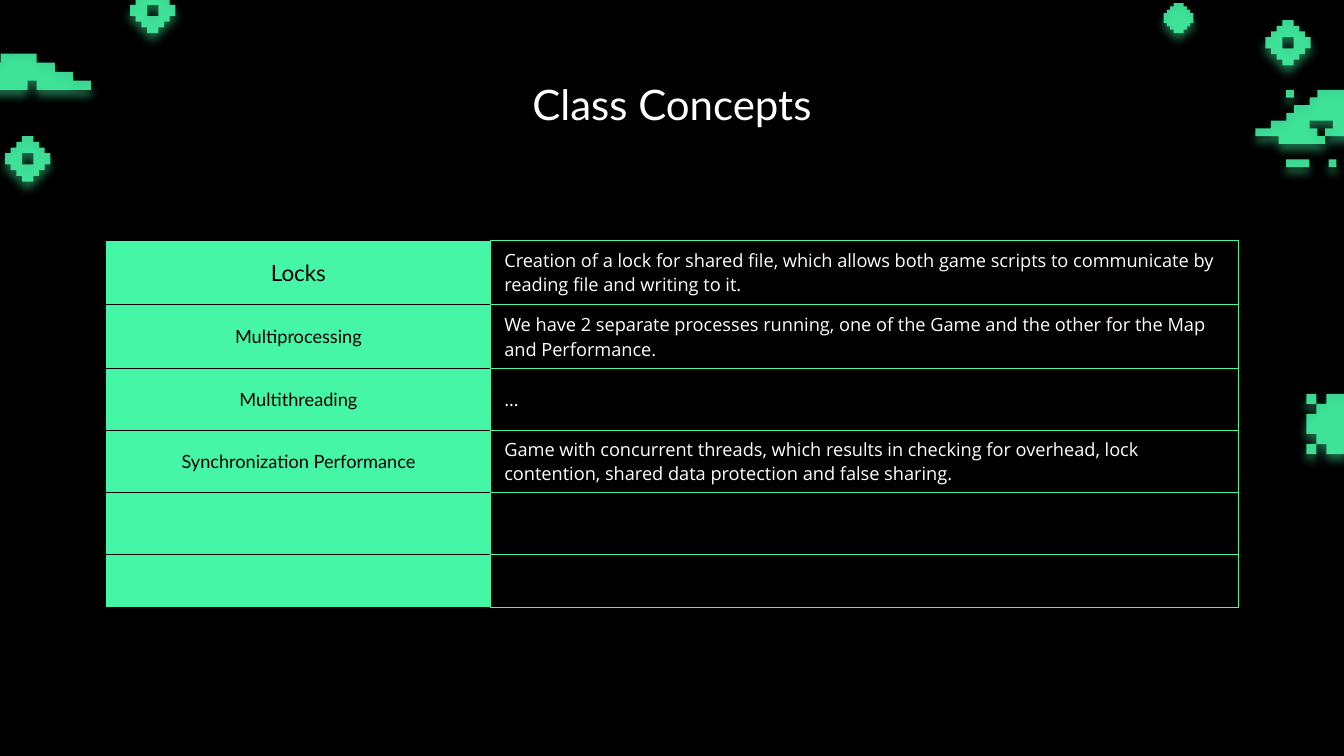
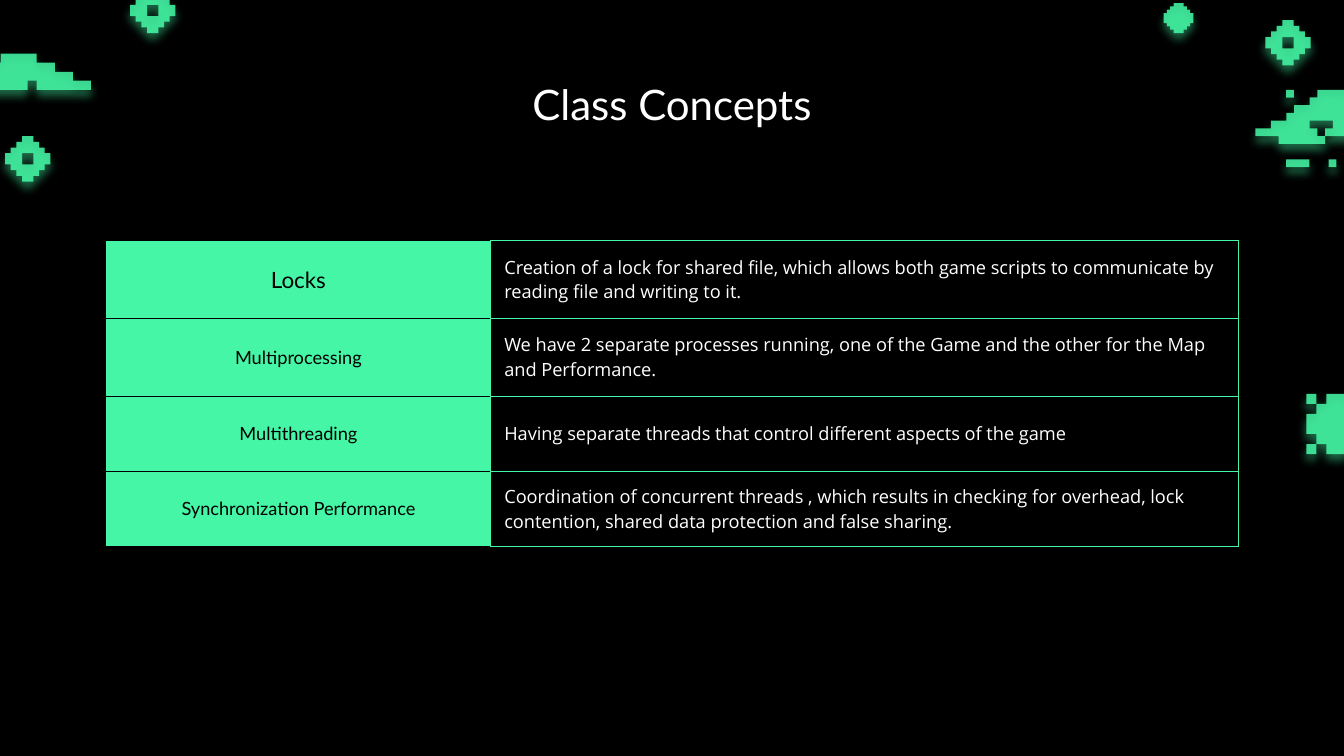
Before and after one commit to andyg817/CSCI511Game, a slide deck: slide 4 of Final Presentation.pptx. Drawn at 1344x756 pixels with LibreOffice and Linux fonts; fonts in the diff are those of the drawing; background and template pictures are left out. Boxes give left, top, right and bottom in pixels: in the first picture for what was removed or moved away, otherwise in the second. Text is boxed around its words. In the diff, an @@ line names an element or a change of style, - is before the commit and + after.

```diff
--- a/Final Presentation.pptx
+++ b/Final Presentation.pptx
@@ table at bbox=[106, 241, 1238, 547] @@
-row 3: Multithreading | …
-row 4: Synchronization Performance | Game with concurrent threads, which results in checking for overhead, lock contention, shared data protection and false sharing.
-row 5:  | 
-row 6:  | 
+row 3: Multithreading | Having separate threads that control different aspects of the game
+row 4: Synchronization Performance | Coordination of concurrent threads , which results in checking for overhead, lock contention, shared data protection and false sharing.
```
Also in this commit, not shown: 2 other slides changed, 4 slides added, 2 slides removed, 4 other files.
